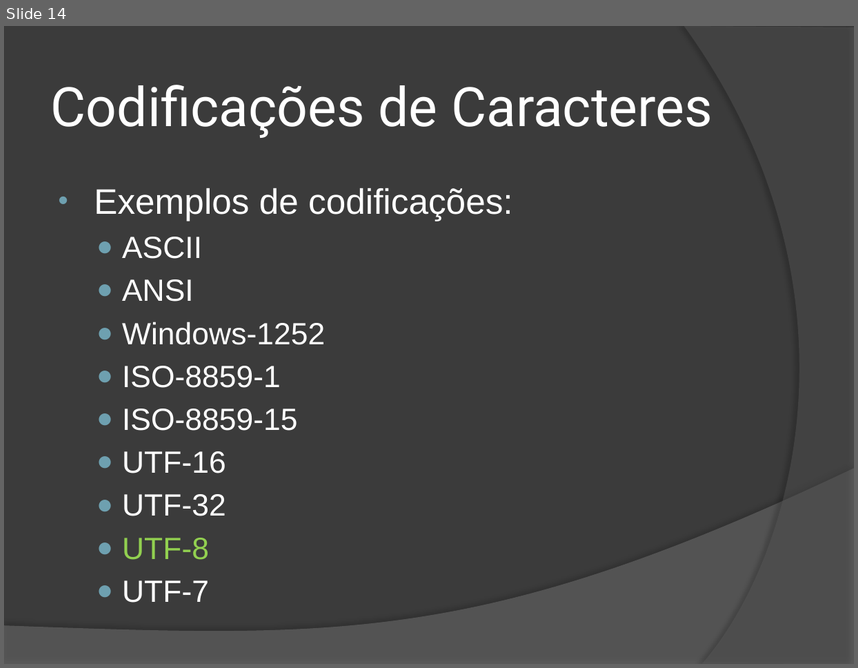
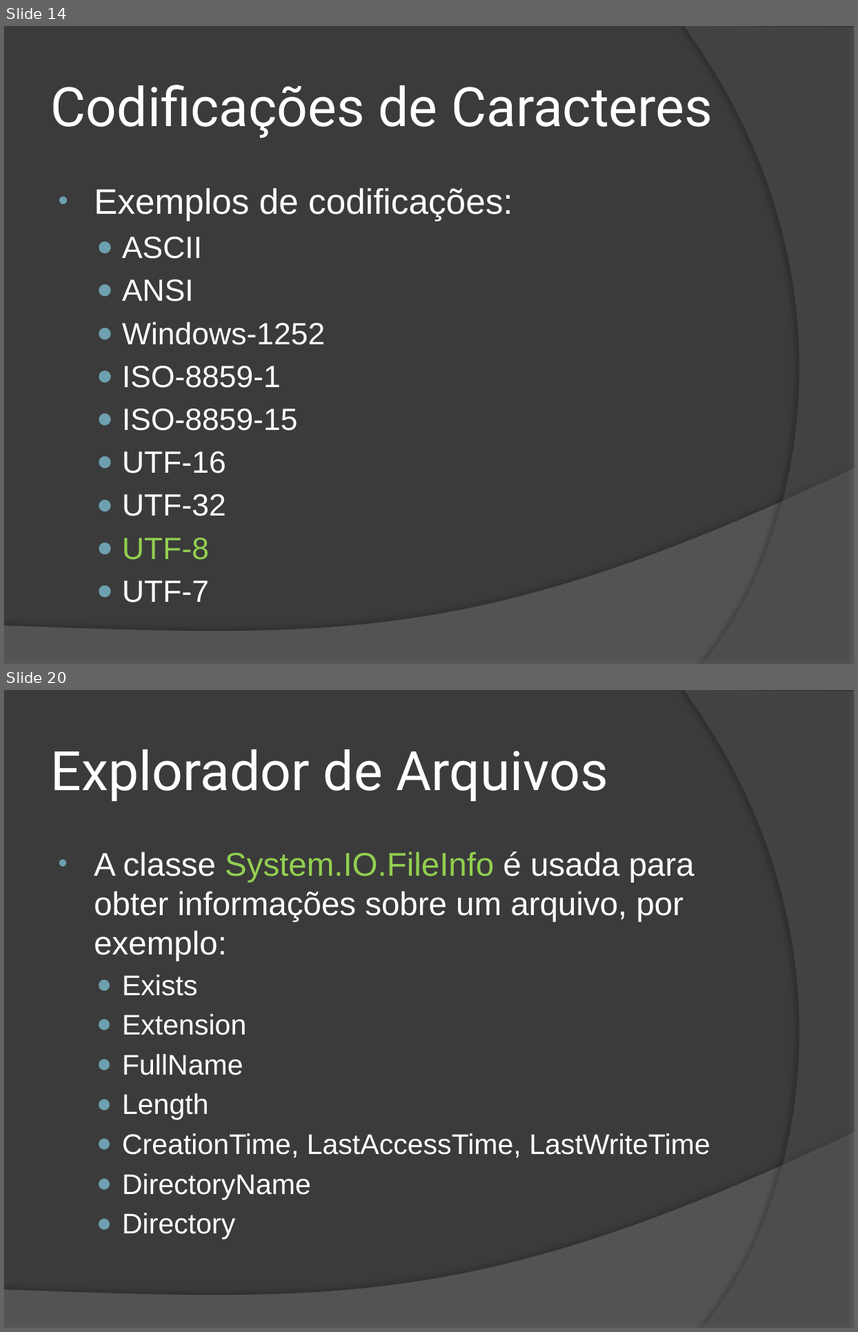
Before and after one commit to wind39/wind39.github.io, a slide deck: curso/modulo2capitulo3-off.pptx. Shown one above the other, each under a label of ours: slide 14 before the commit, slides 14 and 20 after it; the slides between them are not shown. The pictures are 858x668 and 858x1332 pixels, drawn with LibreOffice and Linux fonts; fonts in the diff are those of the drawing. Boxes give left, top, right and bottom in pixels: in the first picture for what was removed or moved away, otherwise in the second. Text is boxed around its words. In the diff, an @@ line names an element or a change of style, - is before the commit and + after.

```diff
--- a/curso/modulo2capitulo3-off.pptx
+++ b/curso/modulo2capitulo3-off.pptx
@@ slide 20 added at box(4, 690, 854, 1328), background #3B3B3B; not listed: 2 template elements that a slide beside it also shows @@
@@ title added at box(51, 749, 608, 801), 46 pt, text #FFFFFF @@
+Explorador de Arquivos
@@ text added at box(94, 851, 710, 1239), 24.1 pt, text #FFFFFF @@
+• A classe System.IO.FileInfo é usada para obter informações sobre um arquivo, por exemplo:
+  ● Exists
+  ● Extension
+  ● FullName
+  ● Length
+  ● CreationTime, LastAccessTime, LastWriteTime
+  ● DirectoryName
+  ● Directory
```
Also in this commit, not shown: 2 slides changed, 8 other slides added, 18 other files.
